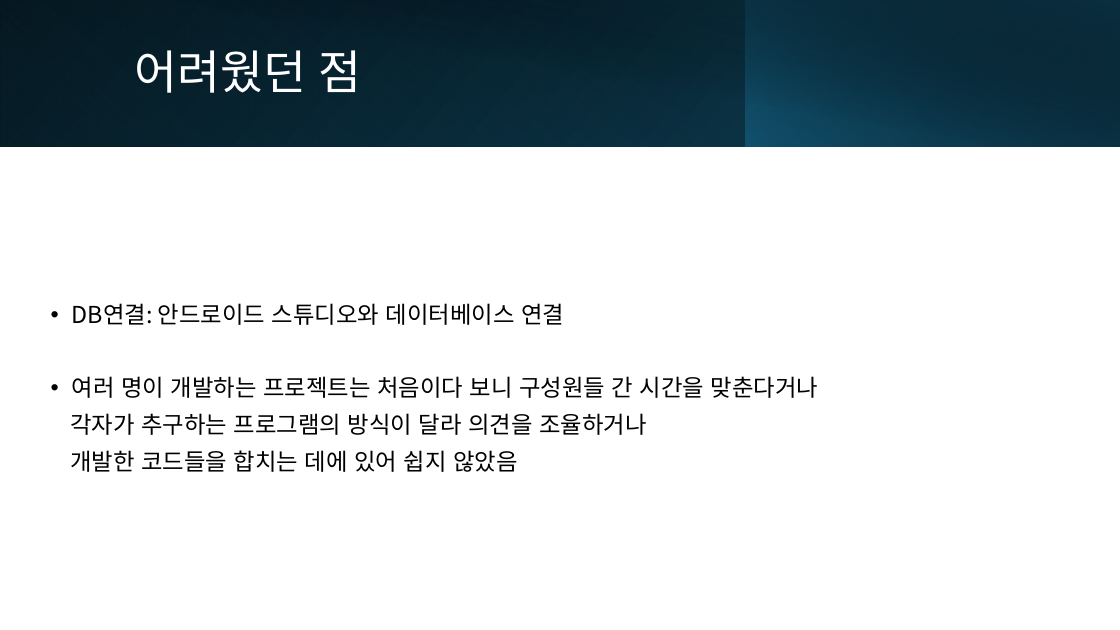
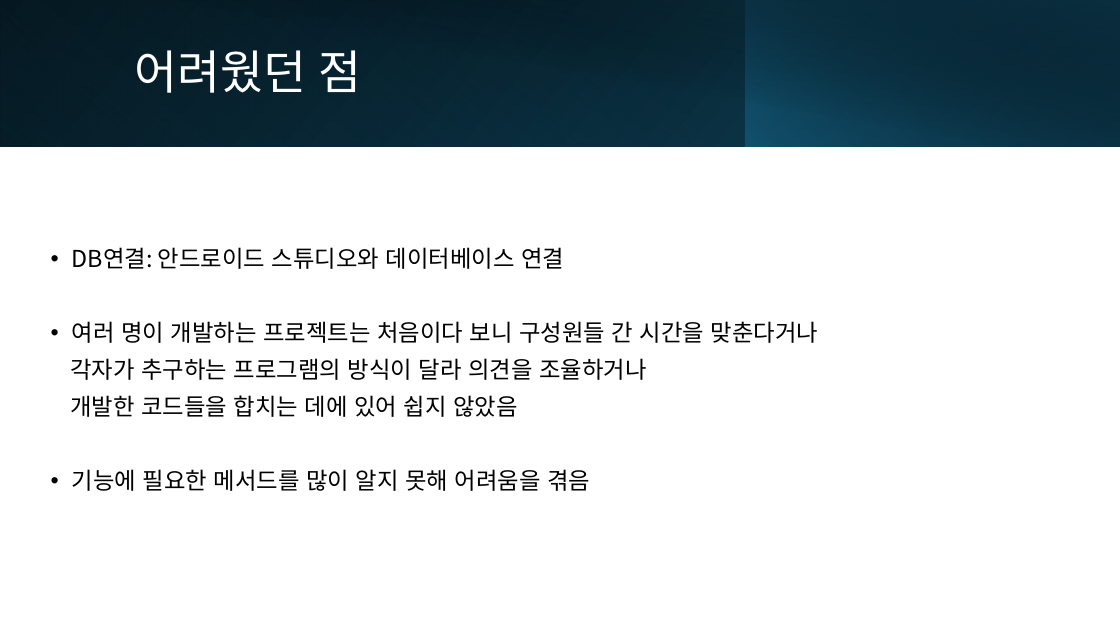
Before and after one commit to kjunh972/TBFG, a slide deck: slide 9 of doc/TBFG 모바일 프로젝트.pptx. Drawn at 1120x630 pixels with LibreOffice and Linux fonts; fonts in the diff are those of the drawing. Boxes give left, top, right and bottom in pixels: in the first picture for what was removed or moved away, otherwise in the second. Text is boxed around its words. In the diff, an @@ line names an element or a change of style, - is before the commit and + after.

```diff
--- a/doc/TBFG 모바일 프로젝트.pptx
+++ b/doc/TBFG 모바일 프로젝트.pptx
@@ text at [72,469,590,491]: paragraph added @@
+• 기능에 필요한 메서드를 많이 알지 못해 어려움을 겪음
```
Also in this commit, not shown: 4 other slides changed.
